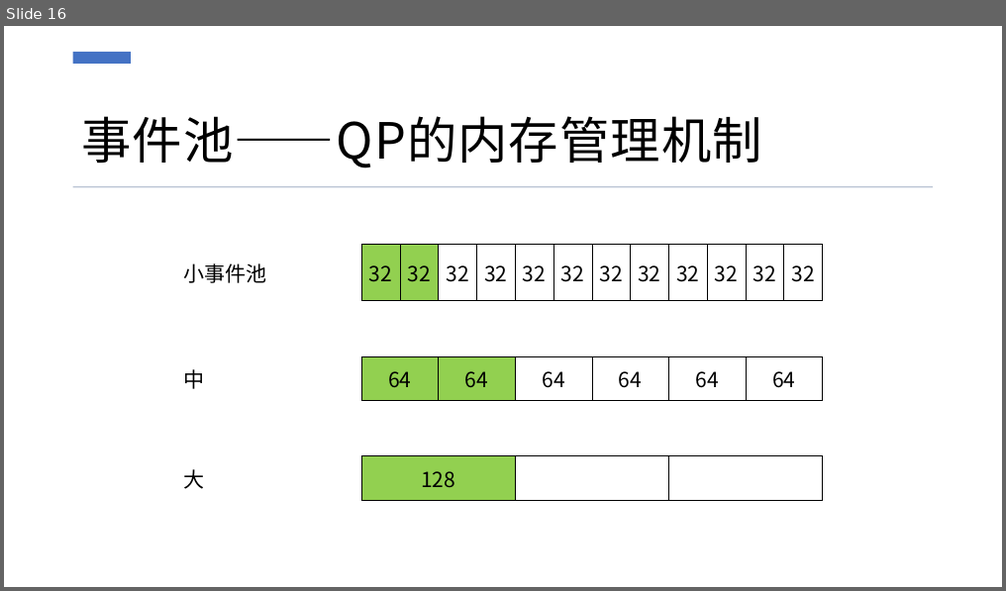
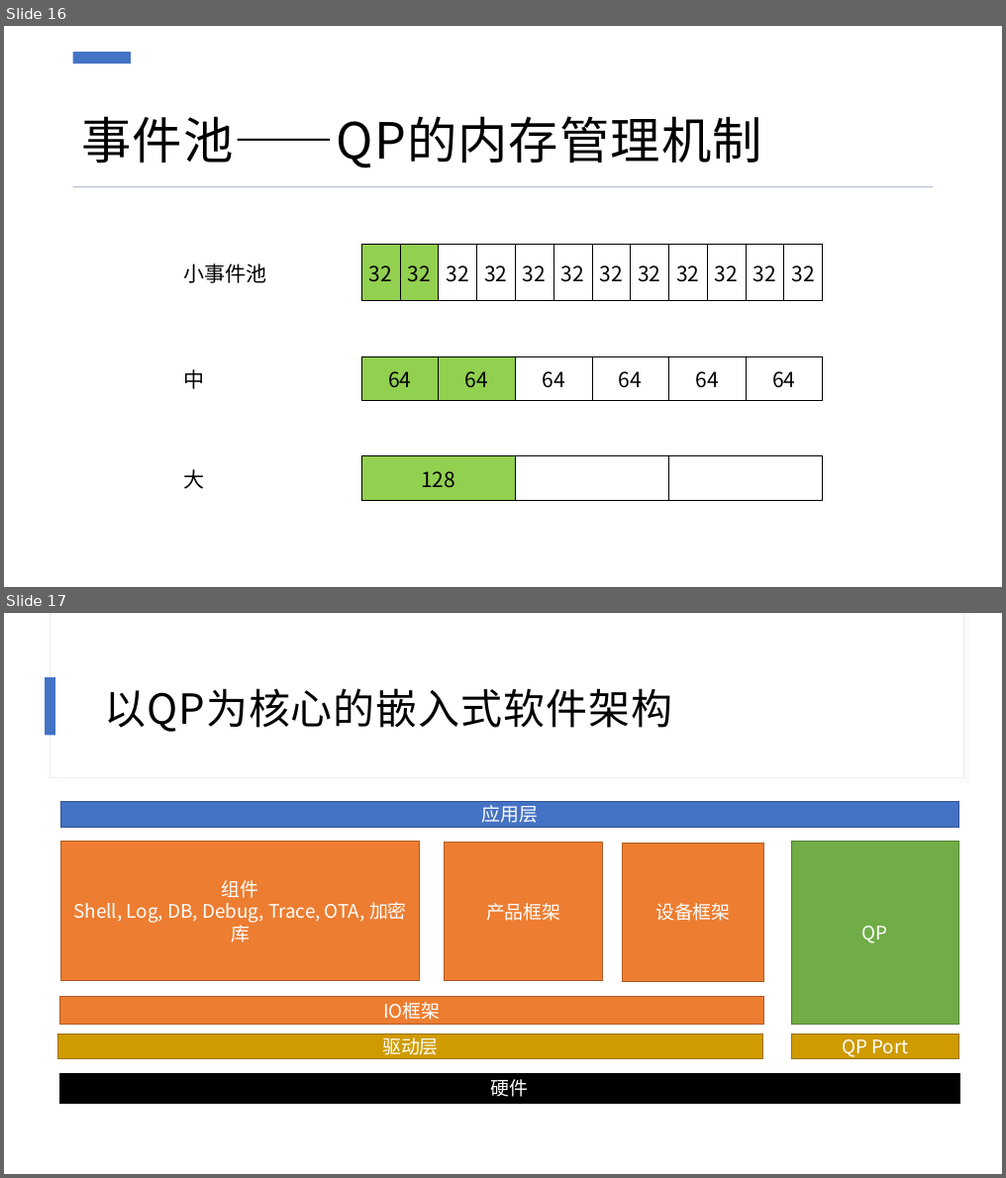
Before and after one commit to dreamdongbei/qpc-study, a slide deck: 资料/PPT.pptx. Shown one above the other, each under a label of ours: slide 16 before the commit, slides 16 and 17 after it. The pictures are 1006x591 and 1006x1178 pixels, drawn with LibreOffice and Linux fonts; fonts in the diff are those of the drawing. Boxes give left, top, right and bottom in pixels: in the first picture for what was removed or moved away, otherwise in the second. Text is boxed around its words. In the diff, an @@ line names an element or a change of style, - is before the commit and + after.

```diff
--- a/资料/PPT.pptx
+++ b/资料/PPT.pptx
@@ slide 17 added at (4, 613, 1002, 1174), background #FFFFFF; not listed: 2 template elements that a slide beside it also shows @@
@@ rectangle added at (46, 677, 55, 735), fill #4472C4 @@
@@ title added at (104, 688, 672, 732), 40 pt, text #000000 @@
+以QP为核心的嵌入式软件架构
@@ rectangle added at (60, 802, 958, 827), fill #4472C4, outline #325491 1 pt, 18 pt, text #FFFFFF @@
+应用层
@@ rectangle added at (60, 842, 420, 981), fill #ED7D31, outline #AF5C24 1 pt, 18 pt, text #FFFFFF @@
+组件
+Shell, Log, DB, Debug, Trace, OTA, 加密库
@@ rectangle added at (445, 843, 603, 981), fill #ED7D31, outline #AF5C24 1 pt, 18 pt, text #FFFFFF @@
+产品框架
@@ rectangle added at (623, 843, 764, 981), fill #ED7D31, outline #AF5C24 1 pt, 18 pt, text #FFFFFF @@
+设备框架
@@ rectangle added at (792, 842, 958, 1024), fill #70AD47, outline #538035 1 pt, 18 pt, text #FFFFFF @@
+QP
@@ rectangle added at (60, 997, 764, 1024), fill #ED7D31, outline #AF5C24 1 pt, 18 pt, text #FFFFFF @@
+IO框架
@@ rectangle added at (58, 1035, 763, 1059), fill #CF9B00, outline #997300 1 pt, 18 pt, text #FFFFFF @@
+驱动层
@@ rectangle added at (792, 1035, 958, 1059), fill #CF9B00, outline #997300 1 pt, 18 pt, text #FFFFFF @@
+QP Port
@@ rectangle added at (59, 1073, 960, 1103), fill #000000, outline #000000 1 pt, 18 pt, text #FFFFFF @@
+硬件
```
Also in this commit, not shown: 2 other slides added, 1 slide removed, 31 other files.
